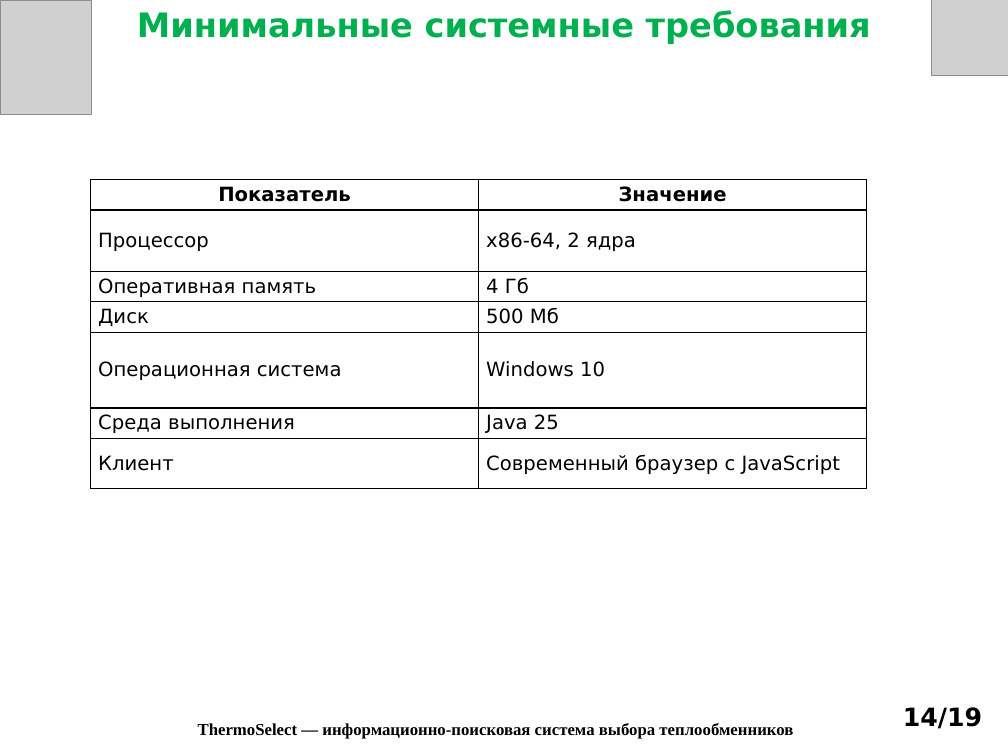
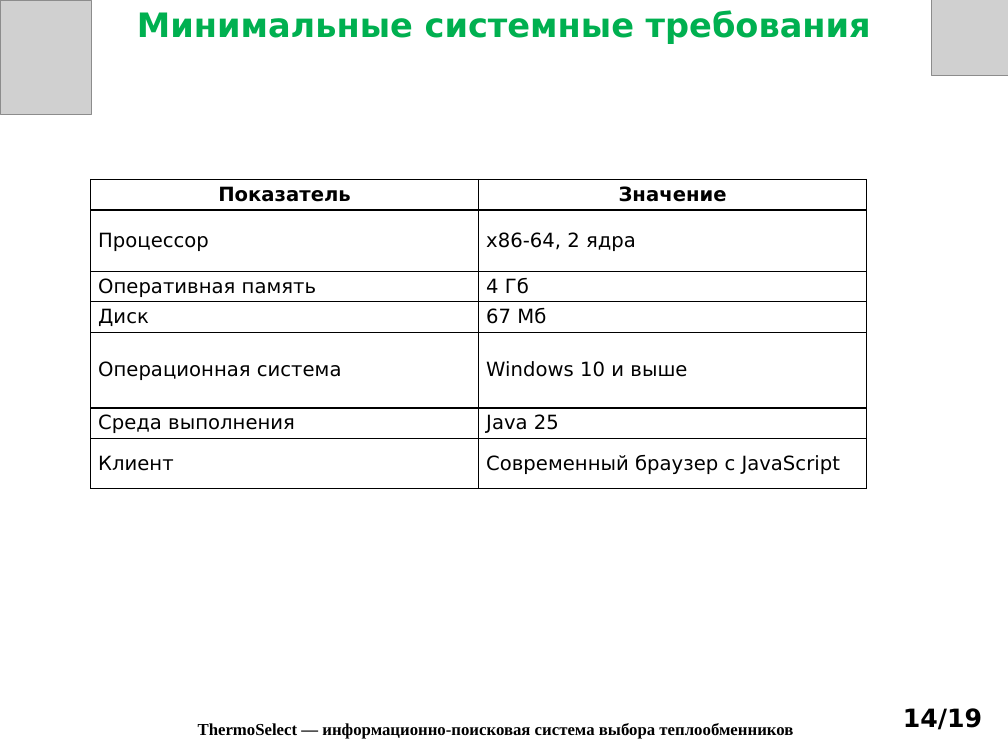
Before and after one commit to Bruh9797/Practice, a slide deck: slide 14 of Презентация_к_защите_ThermoSelect.pptx. Drawn at 1008x756 pixels with LibreOffice and Linux fonts; fonts in the diff are those of the drawing; grey boxes stand for pictures. Boxes give left, top, right and bottom in pixels: in the first picture for what was removed or moved away, otherwise in the second. Text is boxed around its words. In the diff, an @@ line names an element or a change of style, - is before the commit and + after.

```diff
--- a/Презентация_к_защите_ThermoSelect.pptx
+++ b/Презентация_к_защите_ThermoSelect.pptx
@@ table at (91,179,867,488) @@
-row 4, column 2: 500 Мб
+row 4, column 2: 67 Мб
-row 5, column 2: Windows 10
+row 5, column 2: Windows 10 и выше
```
Also in this commit, not shown: 16 other slides changed.
